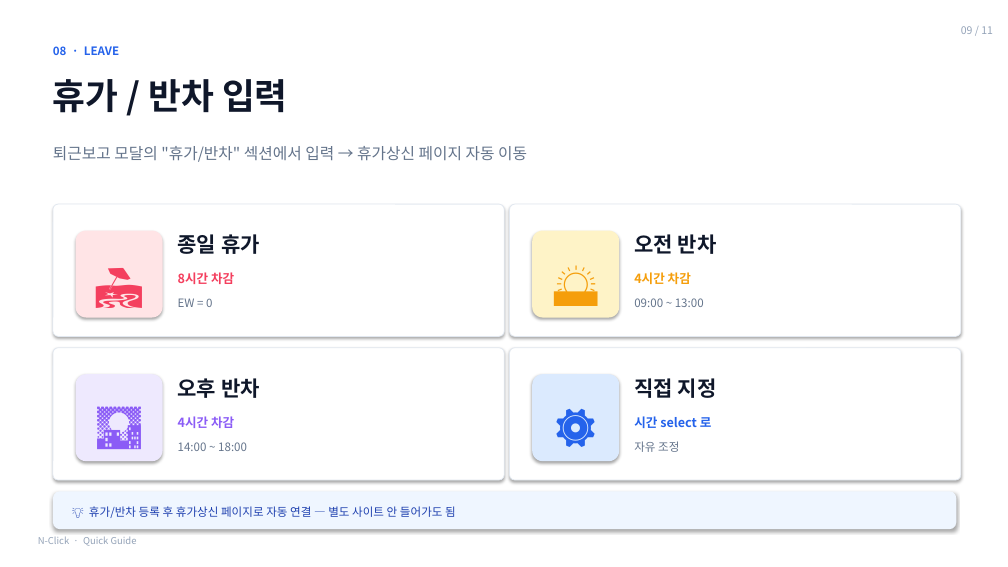
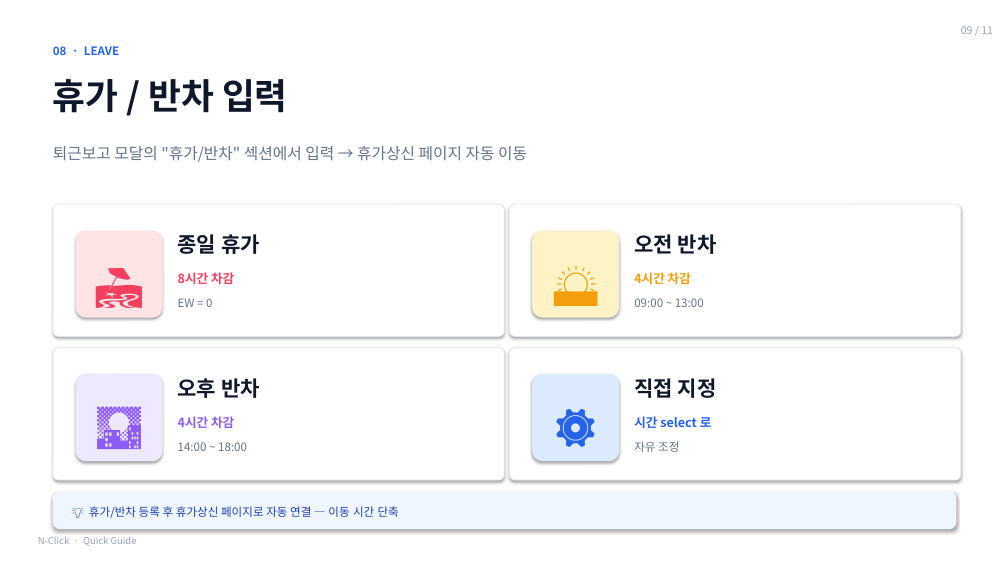
Before and after one commit to CodingJam1203/ewassistant, a slide deck: slide 9 of N-Click_가이드.pptx. Drawn at 1008x567 pixels with LibreOffice and Linux fonts; fonts in the diff are those of the drawing. Boxes give left, top, right and bottom in pixels: in the first picture for what was removed or moved away, otherwise in the second. Text is boxed around its words. In the diff, an @@ line names an element or a change of style, - is before the commit and + after.

```diff
--- a/N-Click_가이드.pptx
+++ b/N-Click_가이드.pptx
@@ text at bbox=[89, 506, 399, 518]: text changed @@
-💡 휴가/반차 등록 후 휴가상신 페이지로 자동 연결 — 별도 사이트 안 들어가도 됨
+💡 휴가/반차 등록 후 휴가상신 페이지로 자동 연결 — 이동 시간 단축
```
Also in this commit, not shown: 3 other slides changed, 2 other files.
